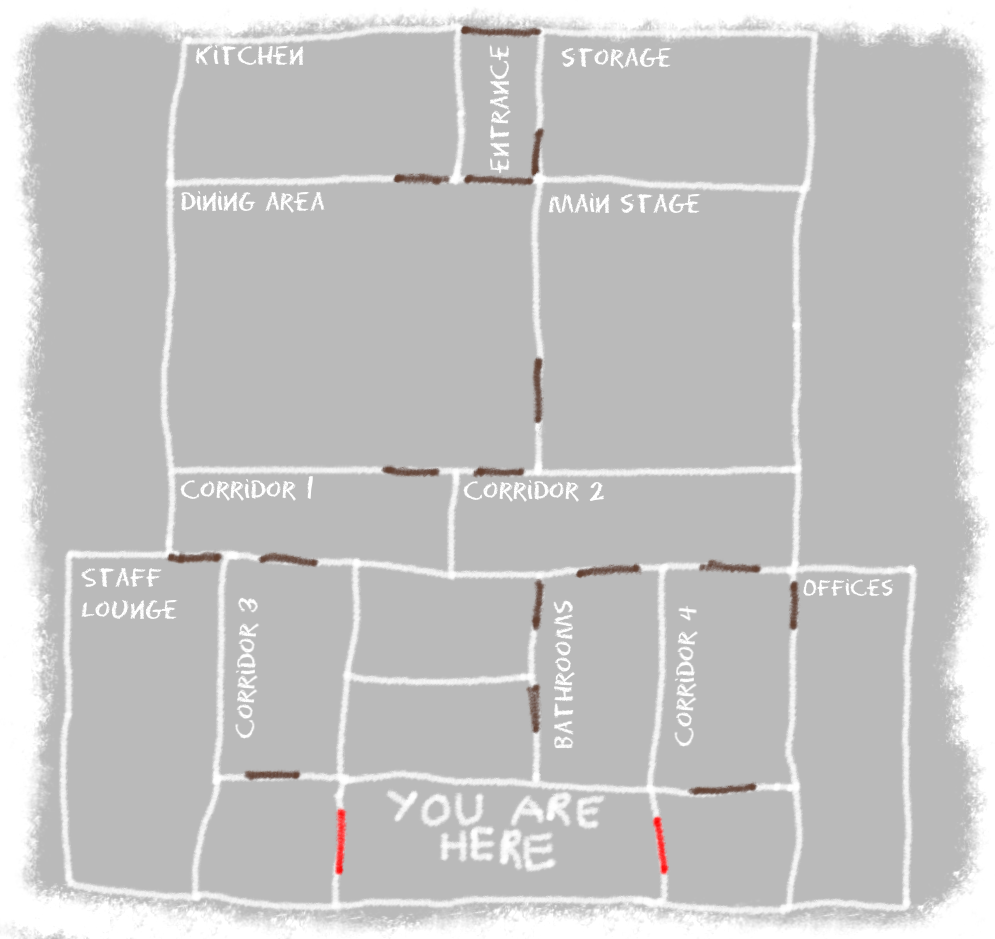
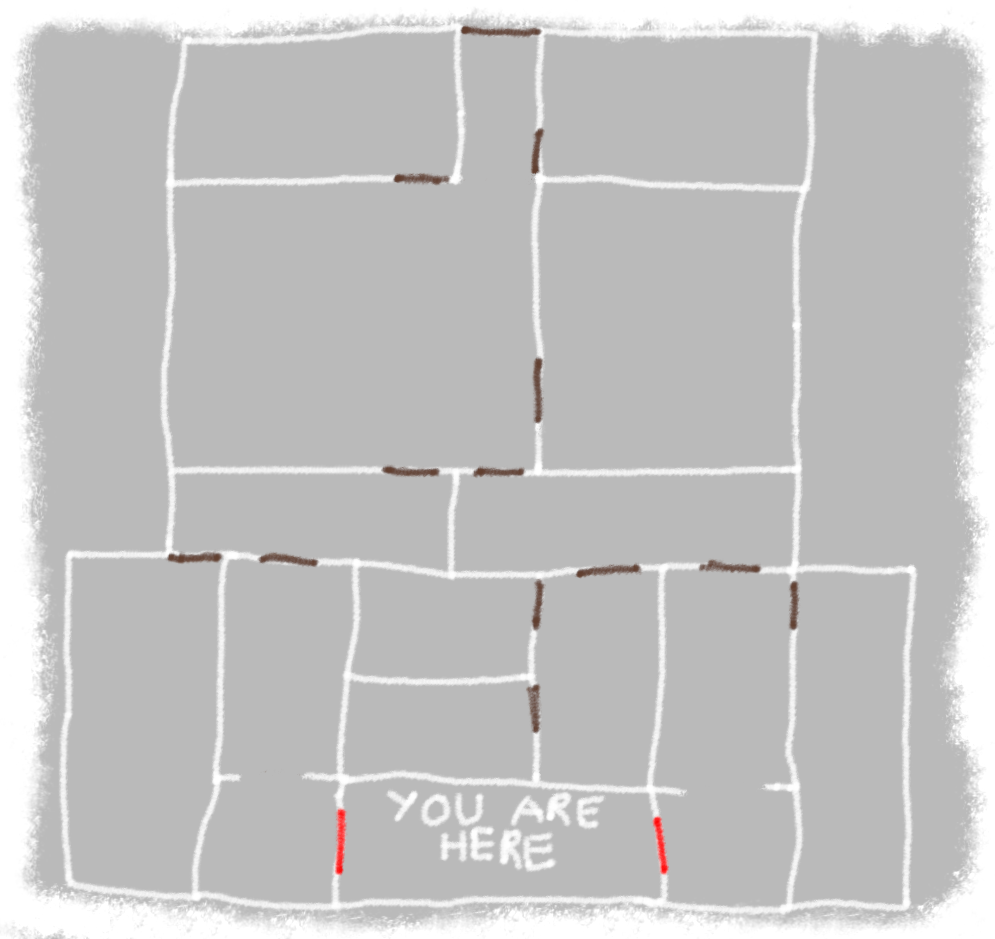
Before/after of a 995 × 939 layered artwork. What changed in the layer stack:
hid group "Text" (12 layers) over [81, 44, 894, 749]
painted on "Layout" over [235, 166, 768, 799]
